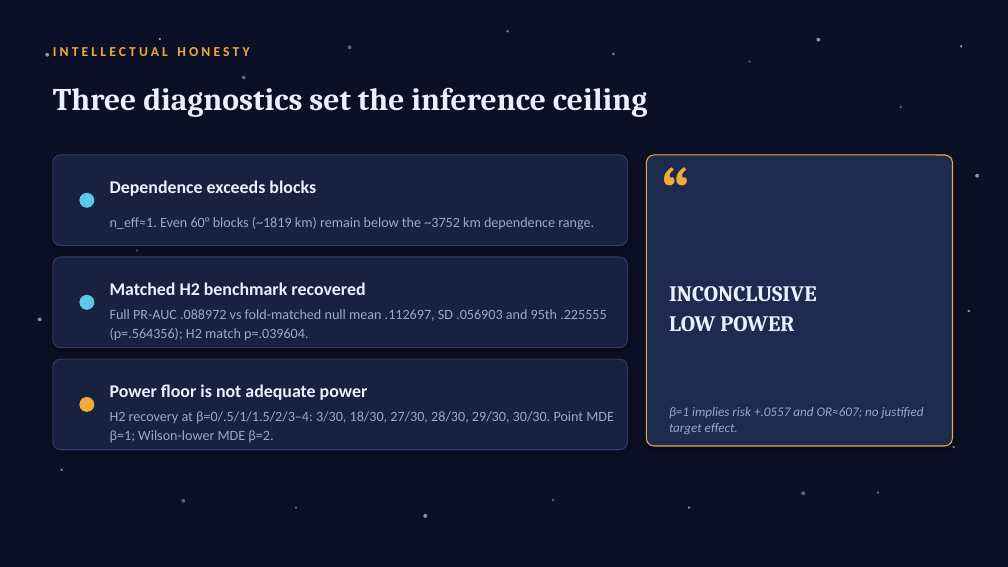
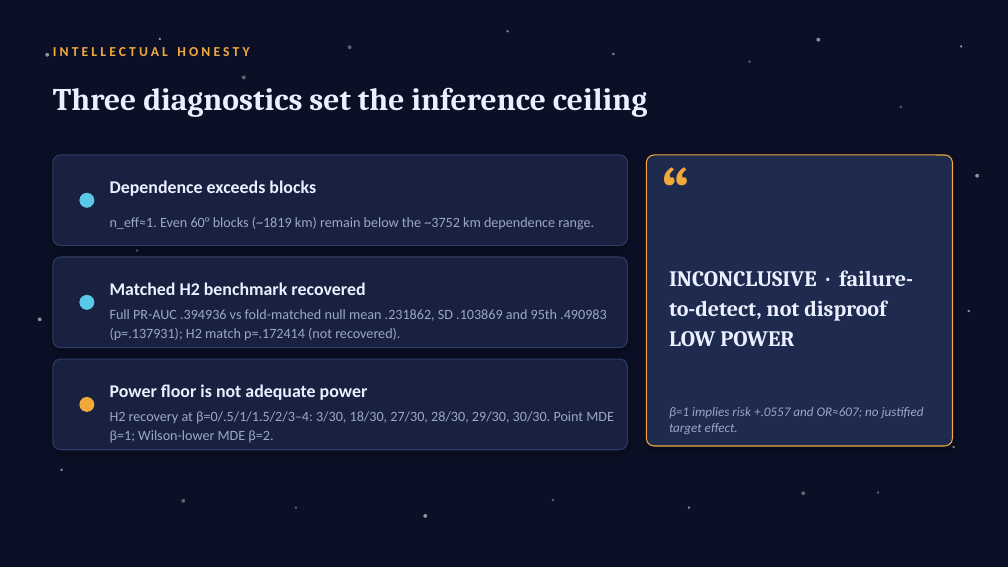
Before and after one commit to lemoon01110/Lunar-Titanium-Magnetism, a slide deck: slide 11 of Paper-and-Pitch/Pitch.pptx. Drawn at 1008x567 pixels with LibreOffice and Linux fonts; fonts in the diff are those of the drawing. Boxes give left, top, right and bottom in pixels: in the first picture for what was removed or moved away, otherwise in the second. Text is boxed around its words. In the diff, an @@ line names an element or a change of style, - is before the commit and + after.

```diff
--- a/Paper-and-Pitch/Pitch.pptx
+++ b/Paper-and-Pitch/Pitch.pptx
@@ text at box(669, 270, 913, 321): text changed @@
-INCONCLUSIVE
+INCONCLUSIVE · failure-to-detect, not disproof
@@ text at box(110, 309, 606, 340): text changed @@
-Full PR-AUC .088972 vs fold-matched null mean .112697, SD .056903 and 95th .225555 (p=.564356); H2 match p=.039604.
+Full PR-AUC .394936 vs fold-matched null mean .231862, SD .103869 and 95th .490983 (p=.137931); H2 match p=.172414 (not recovered).
```
Also in this commit, not shown: 10 other slides changed, 34 other files.
